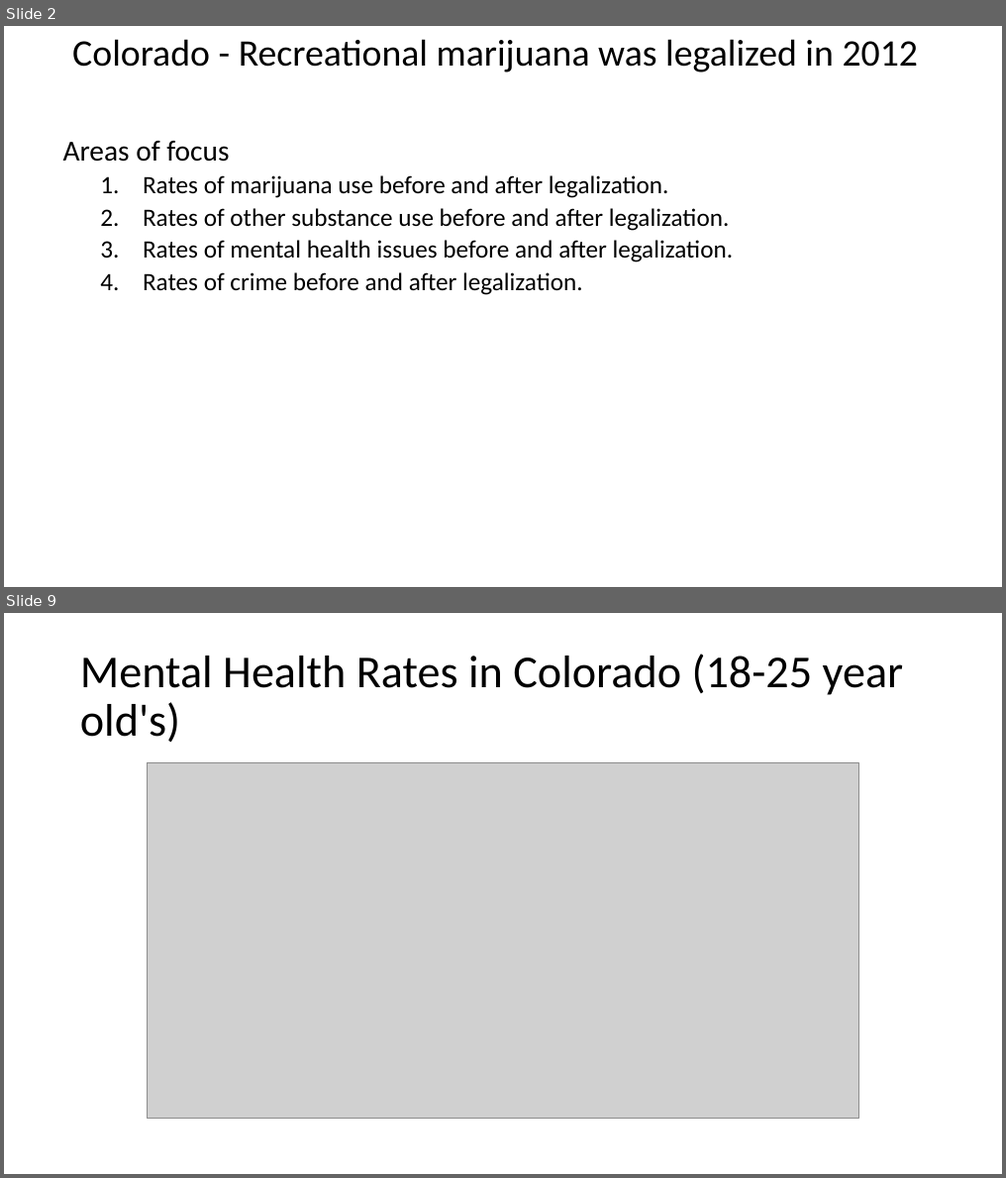
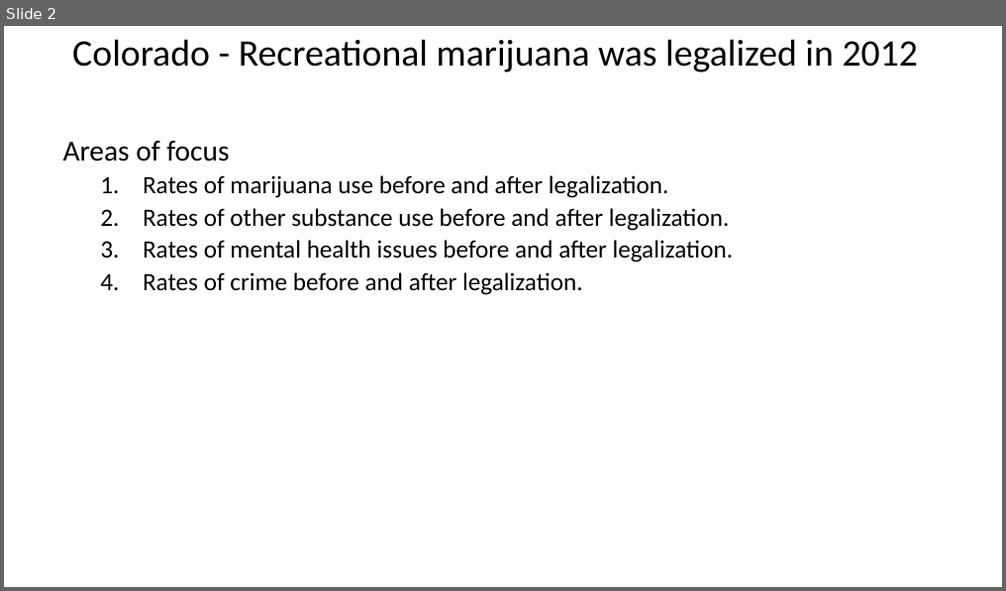
Before and after one commit to zdsteele/Project_1, a slide deck: Outline.pptx. Shown one above the other, each under a label of ours: slides 2 and 9 before the commit, slide 2 after it; the slides between them are not shown. The pictures are 1006x1178 and 1006x591 pixels, drawn with LibreOffice and Linux fonts; fonts in the diff are those of the drawing; grey boxes stand for pictures. Boxes give left, top, right and bottom in pixels: in the first picture for what was removed or moved away, otherwise in the second. Text is boxed around its words. In the diff, an @@ line names an element or a change of style, - is before the commit and + after.

```diff
--- a/Outline.pptx
+++ b/Outline.pptx
@@ slide 9 removed at <box>4,613,1002,1174</box>, background #FFFFFF @@
@@ title removed at <box>80,654,904,743</box> @@
-Mental Health Rates in Colorado (18-25 year old's)
@@ picture removed at <box>147,762,859,1119</box> @@
```
Also in this commit, not shown: 9 slides added, 7 other slides removed, 12 other files.
